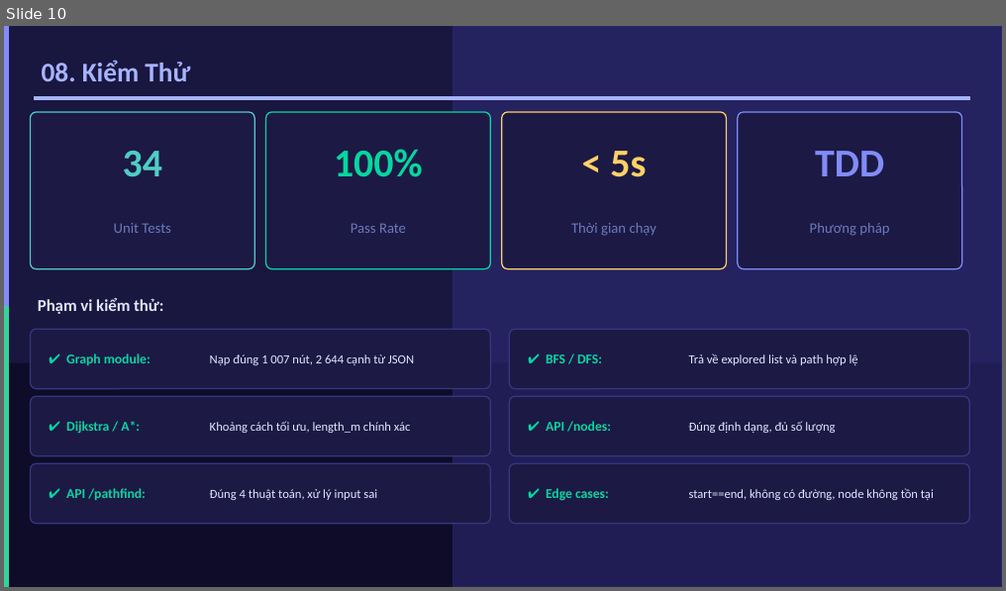
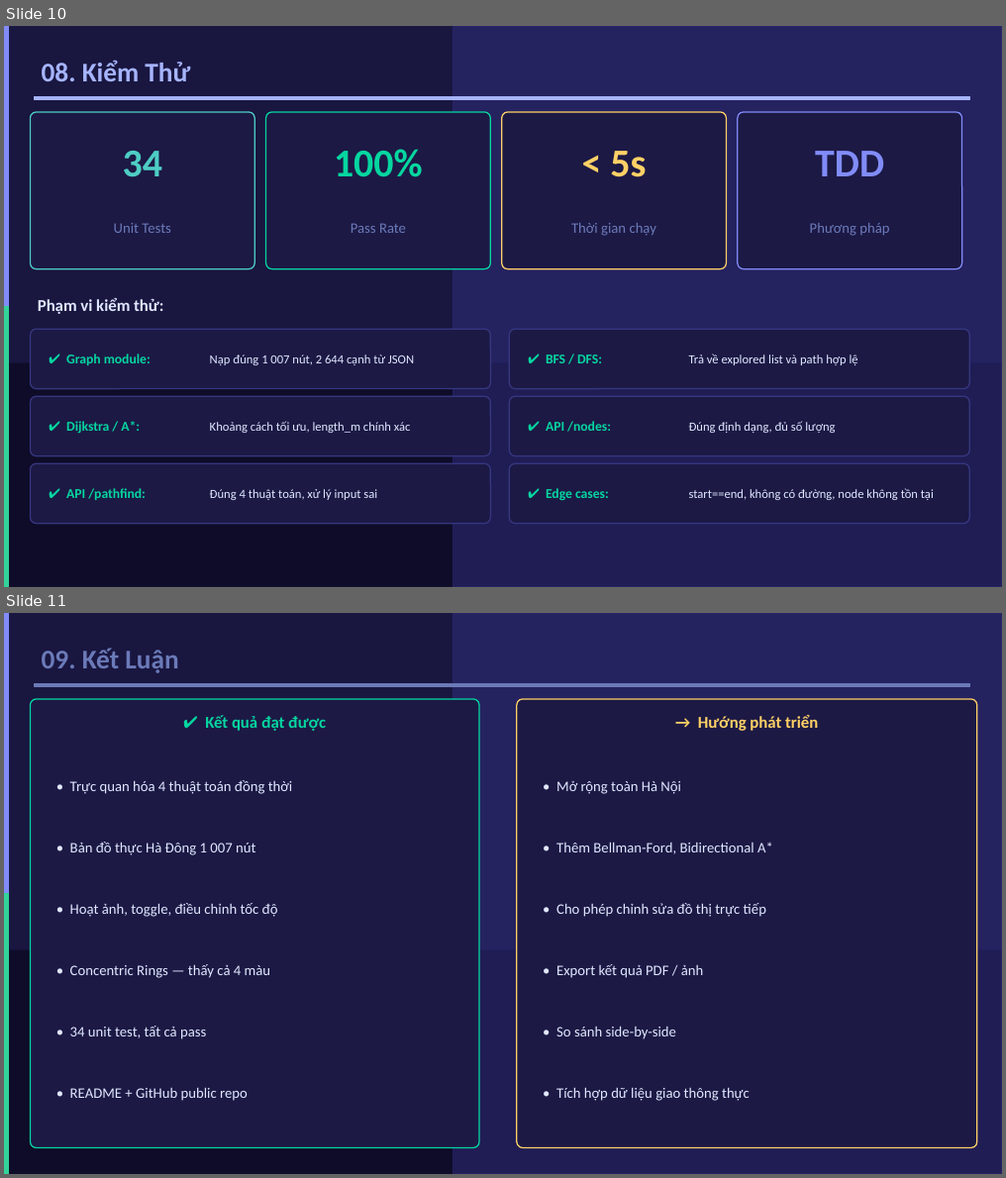
Before and after one commit to huuvietnguyen72/NhapMonAI_PathFinder, a slide deck: ThuyetTrinh_PathFinderAI.pptx. Shown one above the other, each under a label of ours: slide 10 before the commit, slides 10 and 11 after it. The pictures are 1006x591 and 1006x1178 pixels, drawn with LibreOffice and Linux fonts; fonts in the diff are those of the drawing. Boxes give left, top, right and bottom in pixels: in the first picture for what was removed or moved away, otherwise in the second. Text is boxed around its words. In the diff, an @@ line names an element or a change of style, - is before the commit and + after.

Commit message:
feat: slide 11 kết luận, slide 12 tài liệu tham khảo (mới), slide 13 cảm ơn — hoàn thành 13 slide

```diff
--- a/ThuyetTrinh_PathFinderAI.pptx
+++ b/ThuyetTrinh_PathFinderAI.pptx
@@ slide 11 added at box(4, 613, 1002, 1174), background #FFFFFF @@
@@ rectangle added at box(4, 613, 1002, 1174), fill #0F0C29, outline #0F0C29 1 pt @@
@@ rectangle added at box(4, 613, 1002, 950), fill #1E1B4B at 70% opacity, outline #1E1B4B 1 pt @@
@@ rectangle added at box(4, 613, 9, 894), fill #818CF8, outline #818CF8 1 pt @@
@@ rectangle added at box(453, 613, 1002, 1174), fill #312E81 at 50% opacity, outline #312E81 1 pt @@
@@ text added at box(42, 648, 178, 673), 26 pt, text #6B7AB8, bold @@
+09. Kết Luận
@@ rounded rectangle added at box(30, 699, 479, 1149), fill #1C1945, outline #06D6A0 1.2 pt @@
@@ rectangle added at box(34, 684, 969, 686), fill #6B7AB8, outline #6B7AB8 1 pt @@
@@ rounded rectangle added at box(517, 699, 977, 1149), fill #1C1945, outline #FFD166 1.2 pt @@
@@ text added at box(205, 715, 326, 731), 16 pt, text #06D6A0, bold @@
+✔ Kết quả đạt được
@@ text added at box(698, 715, 818, 731), 16 pt, text #FFD166, bold @@
+→ Hướng phát triển
@@ text added at box(70, 780, 293, 794), 14 pt, text #E0E7FF @@
+• Trực quan hóa 4 thuật toán đồng thời
@@ text added at box(556, 781, 681, 794), 14 pt, text #E0E7FF @@
+• Mở rộng toàn Hà Nội
@@ text added at box(70, 842, 255, 856), 14 pt, text #E0E7FF @@
+• Bản đồ thực Hà Đông 1 007 nút
@@ text added at box(556, 842, 773, 855), 14 pt, text #E0E7FF @@
+• Thêm Bellman-Ford, Bidirectional A*
@@ rectangle added at box(4, 894, 9, 1174), fill #34D399, outline #34D399 1 pt @@
@@ text added at box(70, 903, 278, 917), 14 pt, text #E0E7FF @@
+• Hoạt ảnh, toggle, điều chỉnh tốc độ
@@ text added at box(556, 903, 766, 917), 14 pt, text #E0E7FF @@
+• Cho phép chỉnh sửa đồ thị trực tiếp
@@ text added at box(70, 964, 271, 978), 14 pt, text #E0E7FF @@
+• Concentric Rings — thấy cả 4 màu
@@ text added at box(556, 964, 704, 978), 14 pt, text #E0E7FF @@
+• Export kết quả PDF / ảnh
@@ text added at box(70, 1026, 206, 1040), 14 pt, text #E0E7FF @@
+• 34 unit test, tất cả pass
@@ text added at box(556, 1026, 676, 1040), 14 pt, text #E0E7FF @@
+• So sánh side-by-side
@@ text added at box(70, 1087, 248, 1101), 14 pt, text #E0E7FF @@
+• README + GitHub public repo
@@ text added at box(556, 1087, 749, 1101), 14 pt, text #E0E7FF @@
+• Tích hợp dữ liệu giao thông thực
```
Also in this commit, not shown: 2 other slides added, 1 other file.
